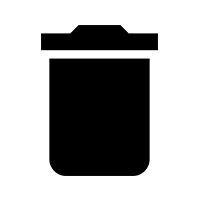
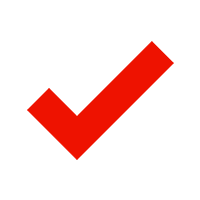
Layers edited between the first and the second w=200, h=200 image:
added layer "817721_check_512x512" above "Hue/Saturation 3" over [27, 41, 174, 160]
hid "if_delete_326606" over [41, 25, 158, 176]
